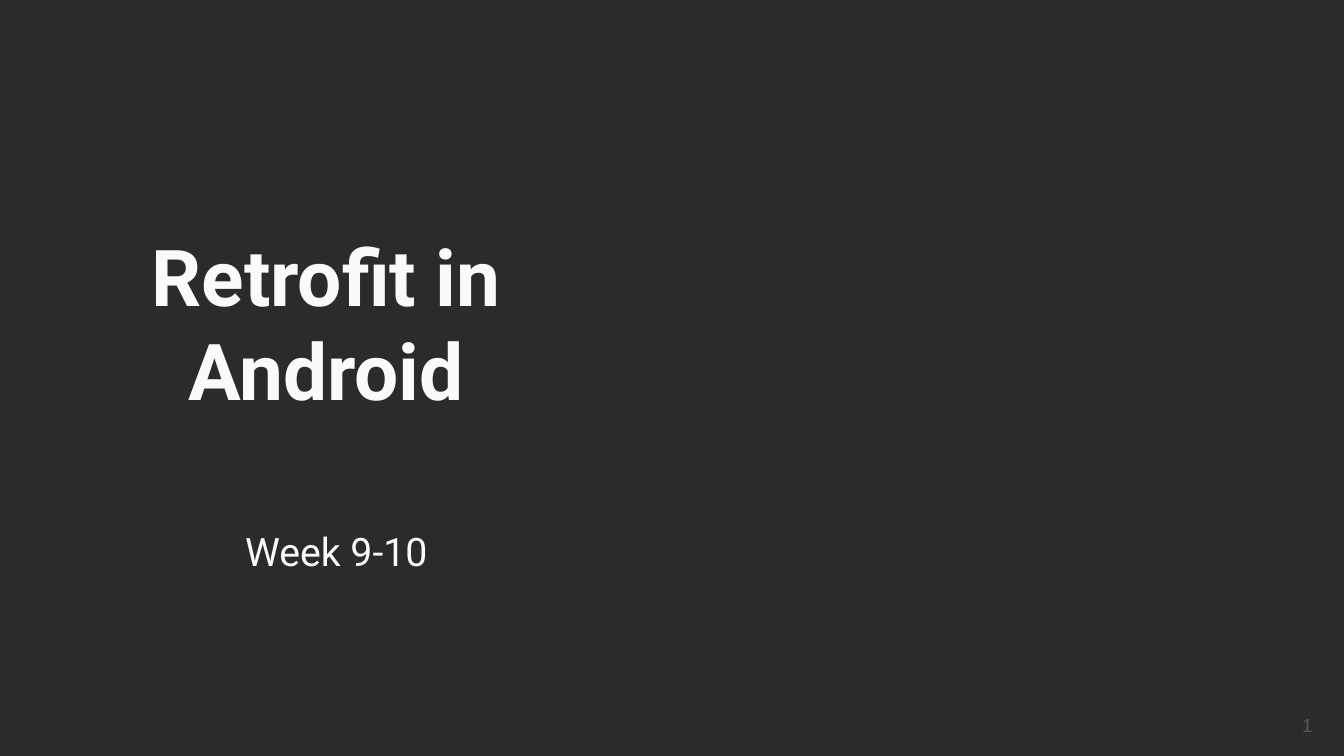
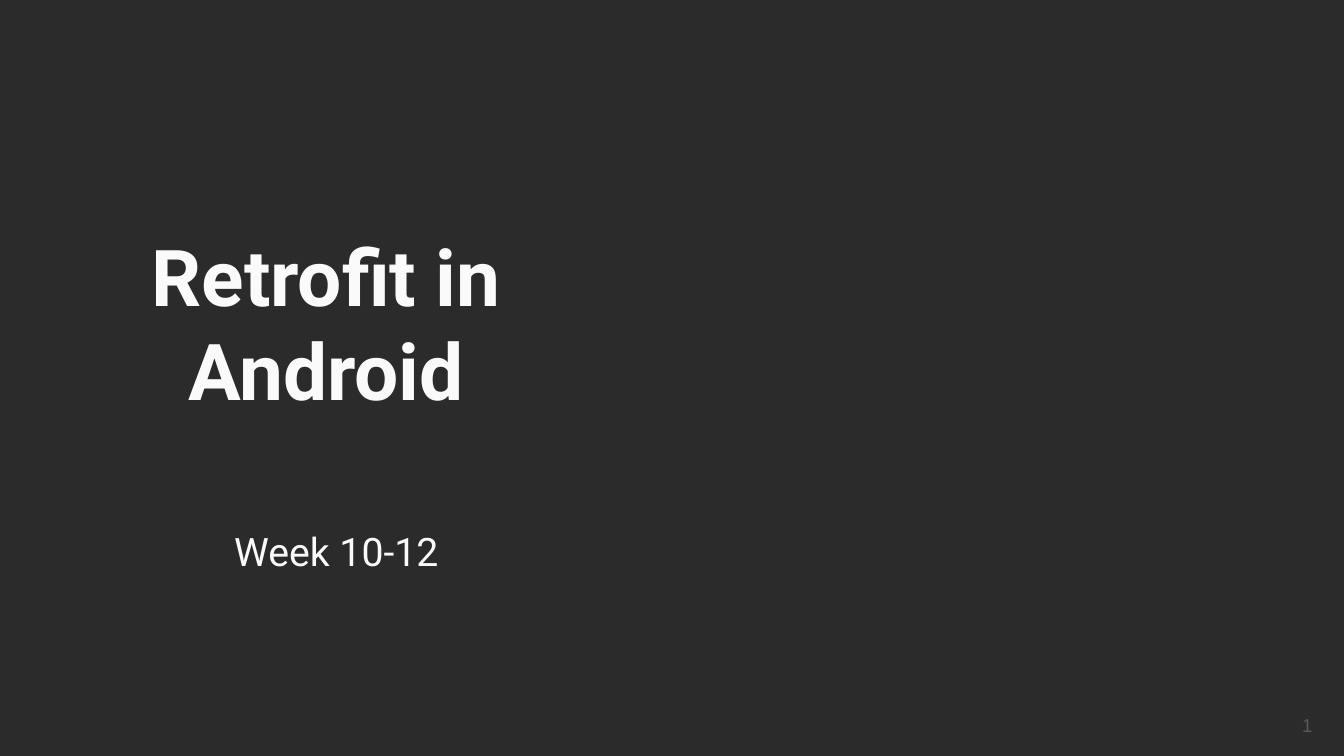
Before and after one commit to robitussin/CTAPDEVL, a slide deck: slide 1 of Week 12/Retrofit.pptx. Drawn at 1344x756 pixels with LibreOffice and Linux fonts; fonts in the diff are those of the drawing; background and template pictures are left out; a plain dark background stands for a picture behind light text. Boxes give left, top, right and bottom in pixels: in the first picture for what was removed or moved away, otherwise in the second. Text is boxed around its words. In the diff, an @@ line names an element or a change of style, - is before the commit and + after.

```diff
--- a/Week 12/Retrofit.pptx
+++ b/Week 12/Retrofit.pptx
@@ text at [234,536,438,567]: text changed @@
-Week 9-10
+Week 10-12
```
Also in this commit, not shown: 4 other slides changed, 7 slides added, 48 other files.
